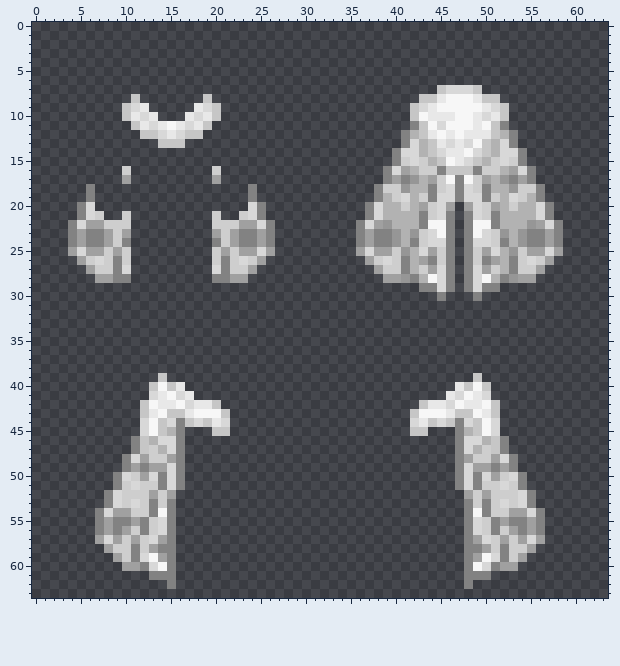
Pixel-art sprite -- Resources/Textures/Mobs/Customization/moth_parts.rsi/wings_look3.png. Above: the version before the commit.
The file is 64x64 pixels. Colours within 5 levels of each other are drawn and written as one.
New version:
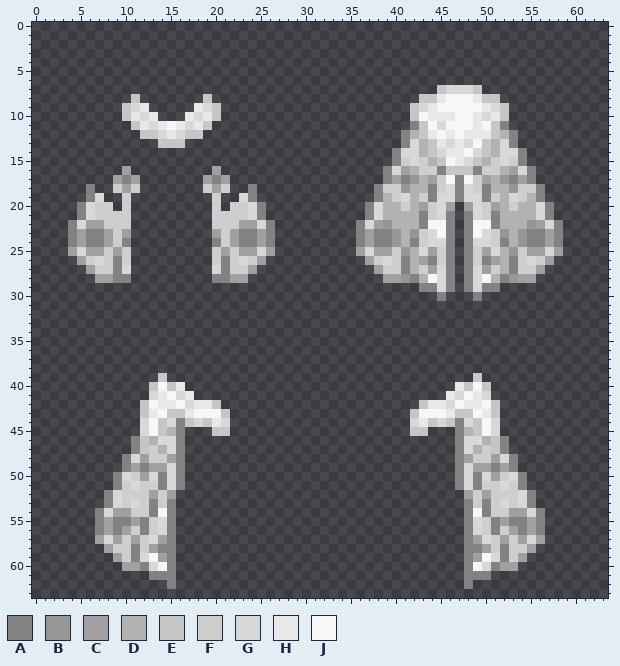
Palette (. is transparent): A #828282  B #969696  C #a0a0a0  D #b2b2b2  E #c6c6c6  F #cecece  G #d8d8d8  H #e8e8e8  J #f7f7f7
The edit:
@@ x 5..25 @@
 15 .....................
-16 .....F.........F.....
-17 .....C.........C.....
-18 .A.................A.
-19 .A.................A.
-20 AG.................GA
-21 AGF..F.........F..FGA
+16 .....C.........C.....
+17 ....CAC.......CAC....
+18 .A..FCF.......FCF..A.
+19 .AG..F.........F..GA.
+20 AGFF.F.........F.FFGA
+21 AGFFFF.........FFFFGA
 22 GCCFFF.........FFFCCG
Pixel boxes of the changes (left, top, right, bottom) in both pictures:
changed: (95, 166, 140, 220)
changed: (203, 166, 248, 220)
